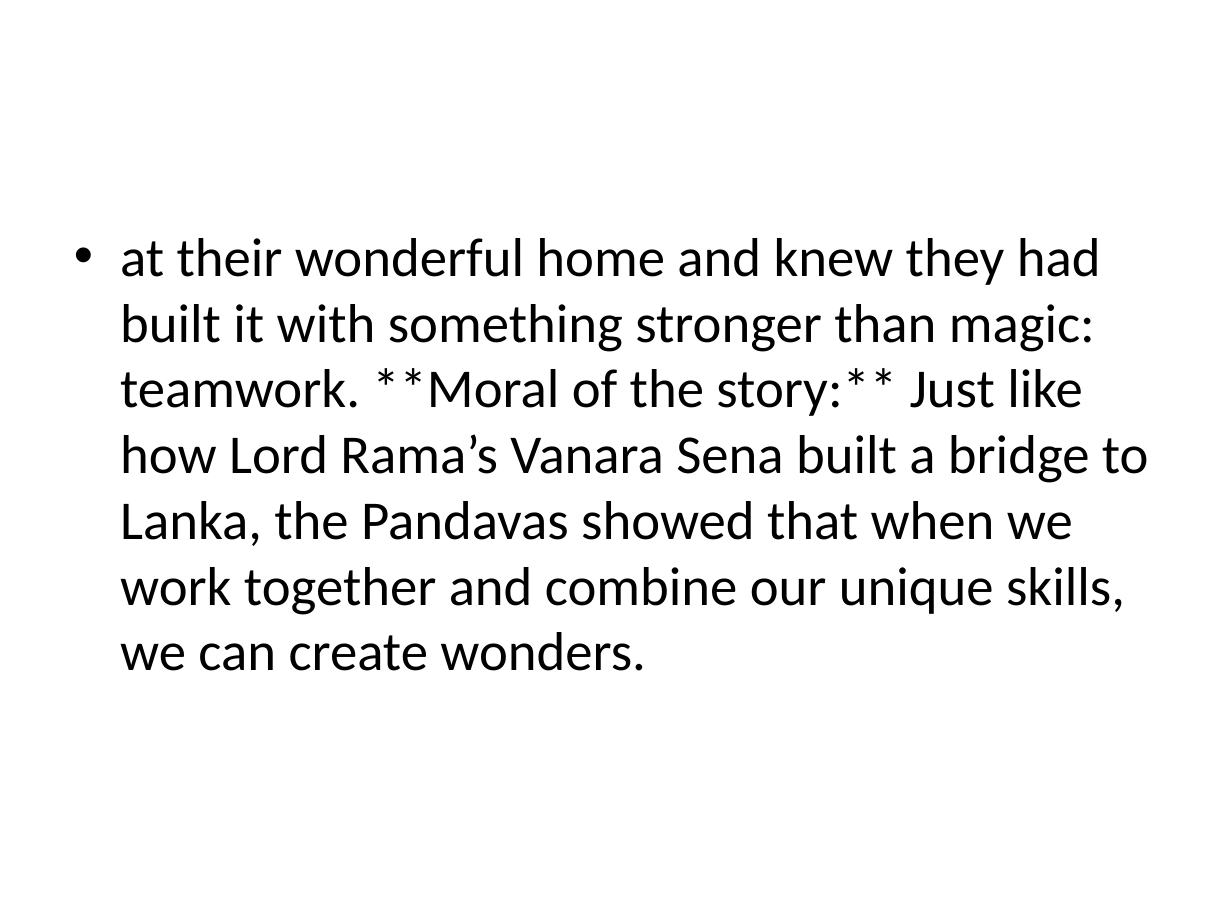
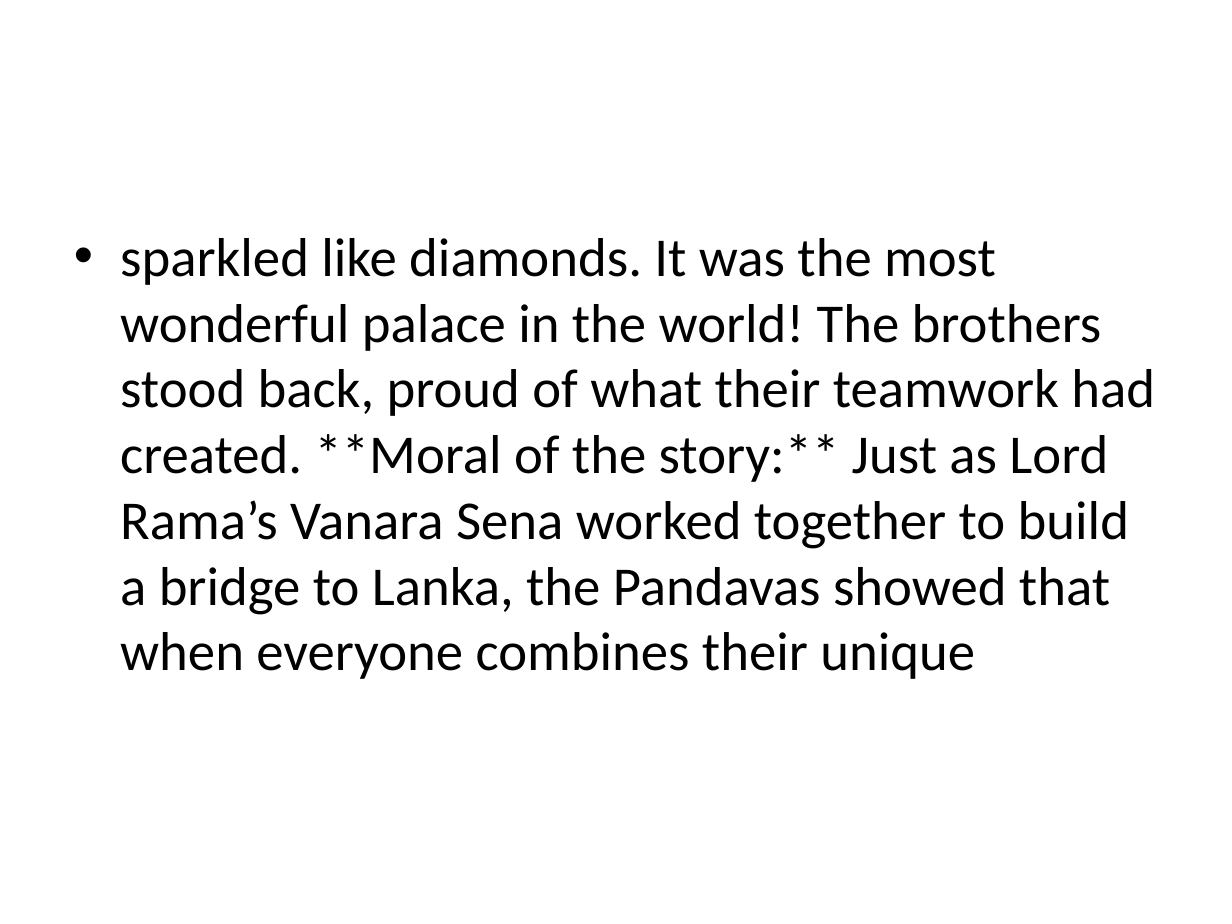
Before and after one commit to jagadeeshvarma927/Poem_Generator, a slide deck: slide 5 of data/output/pptx/story_2_the_pandavas’_teamwork_in_building_the_indraprastha_palace.pptx. Drawn at 1232x924 pixels with LibreOffice and Linux fonts; fonts in the diff are those of the drawing. Boxes give left, top, right and bottom in pixels: in the first picture for what was removed or moved away, otherwise in the second. Text is boxed around its words. In the diff, an @@ line names an element or a change of style, - is before the commit and + after.

```diff
--- a/data/output/pptx/story_2_the_pandavas’_teamwork_in_building_the_indraprastha_palace.pptx
+++ b/data/output/pptx/story_2_the_pandavas’_teamwork_in_building_the_indraprastha_palace.pptx
@@ text at bbox=[120, 238, 1155, 679]: text changed @@
-• at their wonderful home and knew they had built it with something stronger than magic: teamwork. **Moral of the story:** Just like how Lord Rama’s Vanara Sena built a bridge to Lanka, the Pandavas showed that when we work together and combine our unique skills, we can create wonders.
+• sparkled like diamonds. It was the most wonderful palace in the world! The brothers stood back, proud of what their teamwork had created. **Moral of the story:** Just as Lord Rama’s Vanara Sena worked together to build a bridge to Lanka, the Pandavas showed that when everyone combines their unique
```
Also in this commit, not shown: 3 other slides changed, 2 slides added, 1 slide removed, 36 other files.
